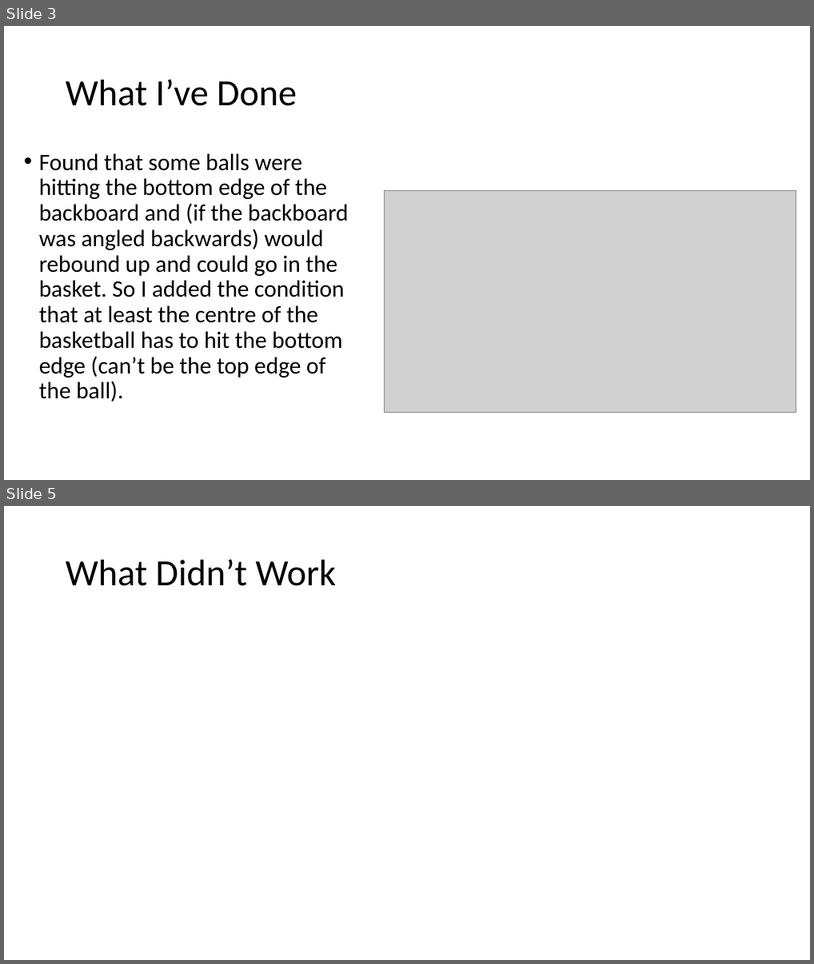
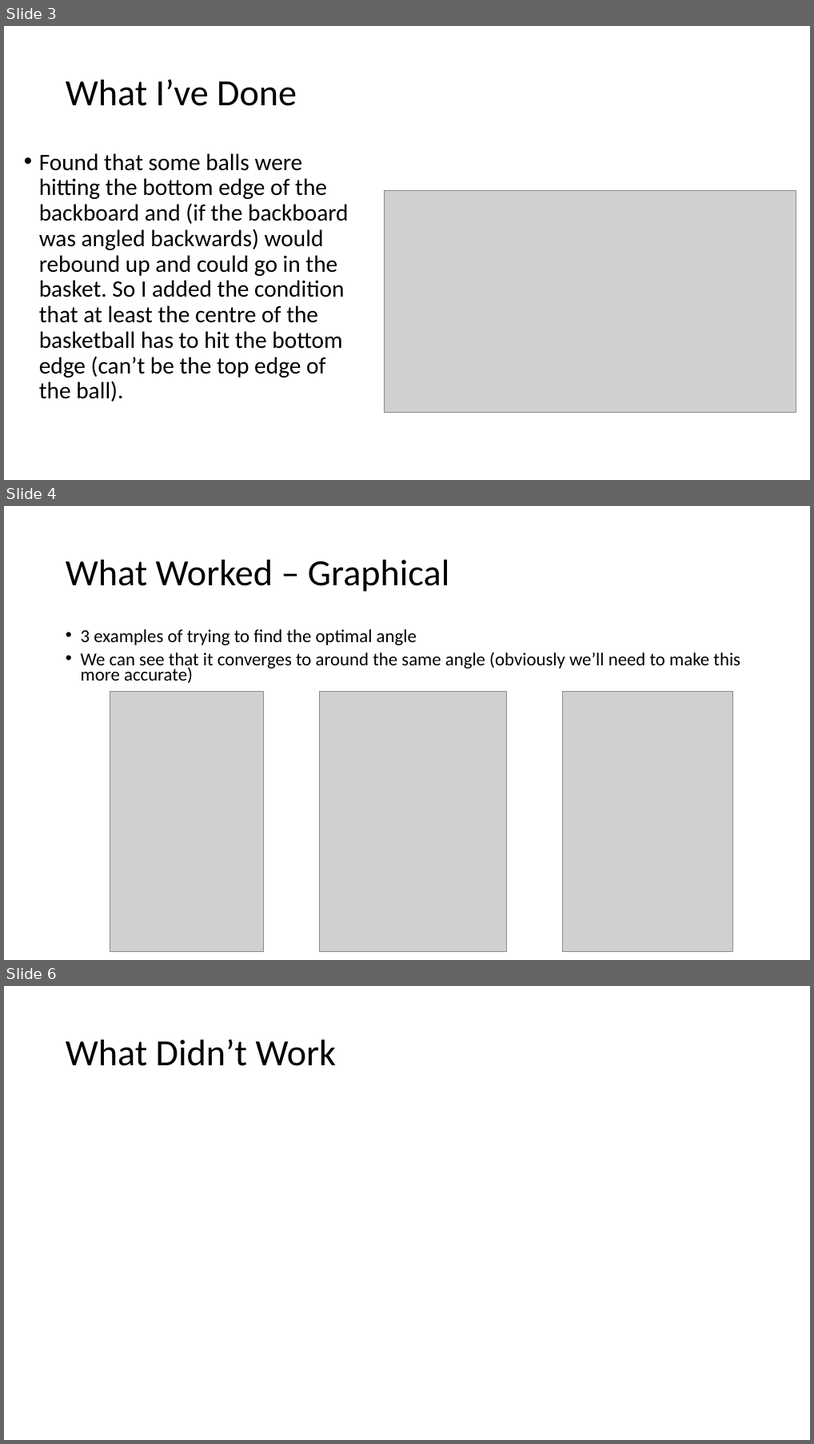
Before and after one commit to cawelch/hoop-never-misses, a slide deck: Weekly Presentations/Week 6.pptx. Shown one above the other, each under a label of ours: slides 3 and 5 before the commit, slides 3, 4 and 6 after it; the slides between them are not shown. The pictures are 814x964 and 814x1444 pixels, drawn with LibreOffice and Linux fonts; fonts in the diff are those of the drawing; grey boxes stand for pictures. Boxes give left, top, right and bottom in pixels: in the first picture for what was removed or moved away, otherwise in the second. Text is boxed around its words. In the diff, an @@ line names an element or a change of style, - is before the commit and + after.

Commit message:
Worked more on optimization

```diff
--- a/Weekly Presentations/Week 6.pptx
+++ b/Weekly Presentations/Week 6.pptx
@@ slide 4 added at bbox=[4, 506, 810, 960], background #FFFFFF @@
@@ title added at bbox=[66, 560, 450, 592], 44 pt, text #000000 @@
+What Worked – Graphical
@@ text added at bbox=[81, 629, 741, 683], 21.7 pt, text #000000 @@
+• 3 examples of trying to find the optimal angle
+• We can see that it converges to around the same angle (obviously we’ll need to make this more accurate)
@@ picture added at bbox=[110, 691, 264, 952] @@
@@ picture added at bbox=[320, 691, 506, 952] @@
@@ picture added at bbox=[562, 691, 734, 952] @@
@@ what was slide 5 is now slide 6 @@
```
Also in this commit, not shown: 2 slides changed, 1 other slide added, 1 slide removed, 15 other files.
